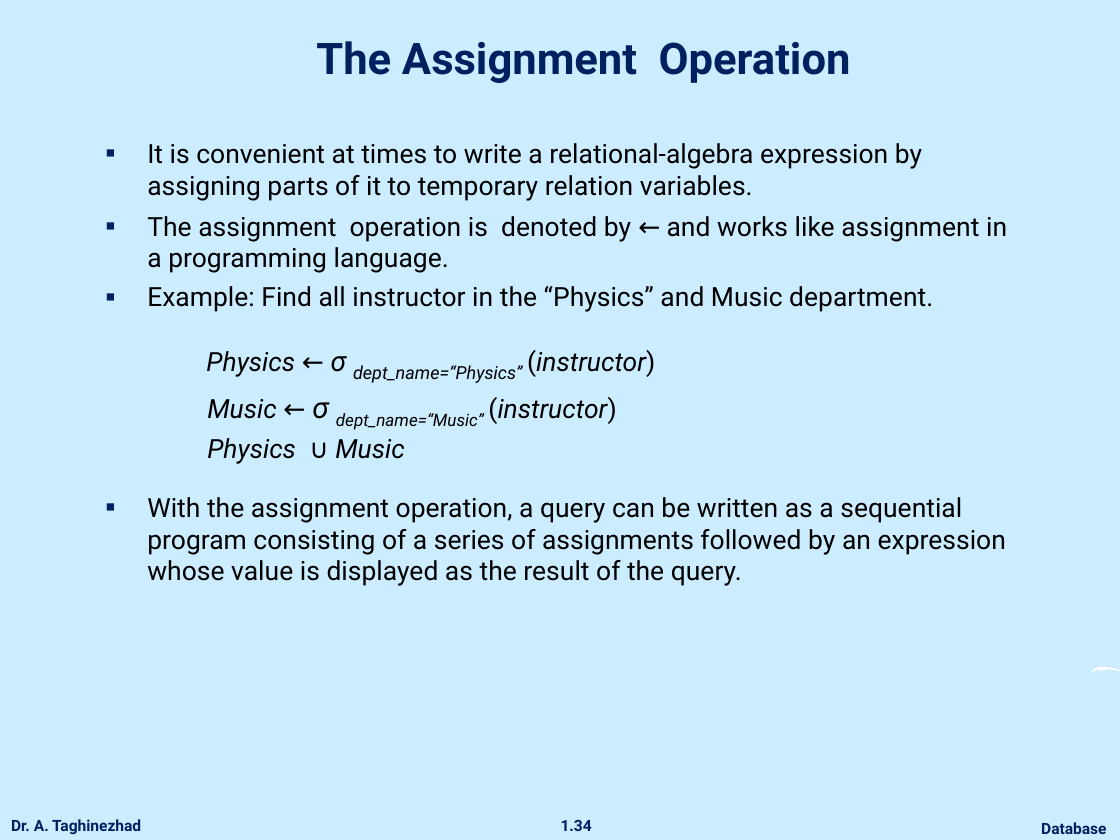
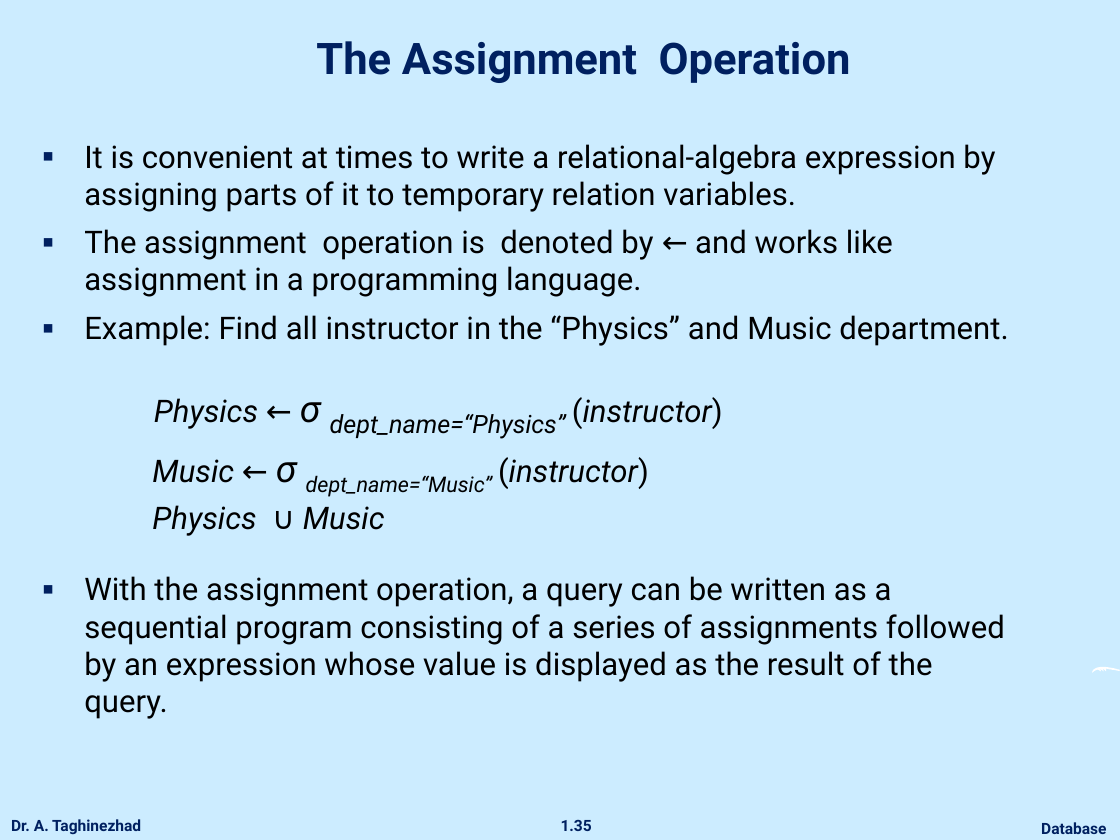
Before and after one commit to ataghinezhad/ataghinezhad.github.io, a slide deck: slide 35 of courses/downloads/temp/Database_Lec2.pptx (slide 34 before the commit). Drawn at 1120x840 pixels with LibreOffice and Linux fonts; fonts in the diff are those of the drawing; background and template pictures are left out. Boxes give left, top, right and bottom in pixels: in the first picture for what was removed or moved away, otherwise in the second. Text is boxed around its words. In the diff, an @@ line names an element or a change of style, - is before the commit and + after.

```diff
--- a/courses/downloads/temp/Database_Lec2.pptx
+++ b/courses/downloads/temp/Database_Lec2.pptx
@@ text "It is convenient at times ...": place and size @@
-text "It is convenient at times ..." at box(147, 143, 1007, 586)
+text "It is convenient at times ..." at box(84, 144, 1008, 719)
@@ text "It is convenient at times ..." at box(84, 144, 1008, 719): size 17 to 20 pt; size 18 to 24 pt in "σ"; size 20 to 28 pt in "dept_name=“Physics”"; size 19 to 24 pt in "σ dept_name=“Music”"; more space between paragraphs @@
@@ page number at box(561, 820, 592, 831): text changed @@
-1.34
+1.35
```
Also in this commit, not shown: 16 other slides changed, 2 slides added, 1 slide removed.
